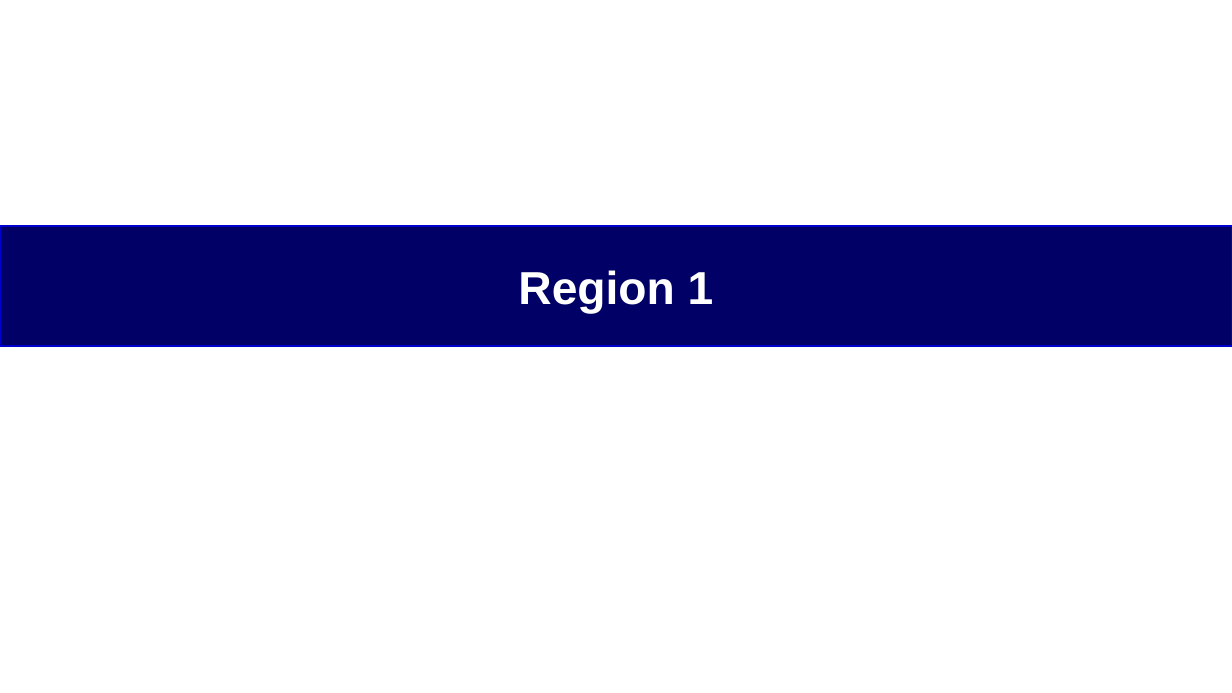
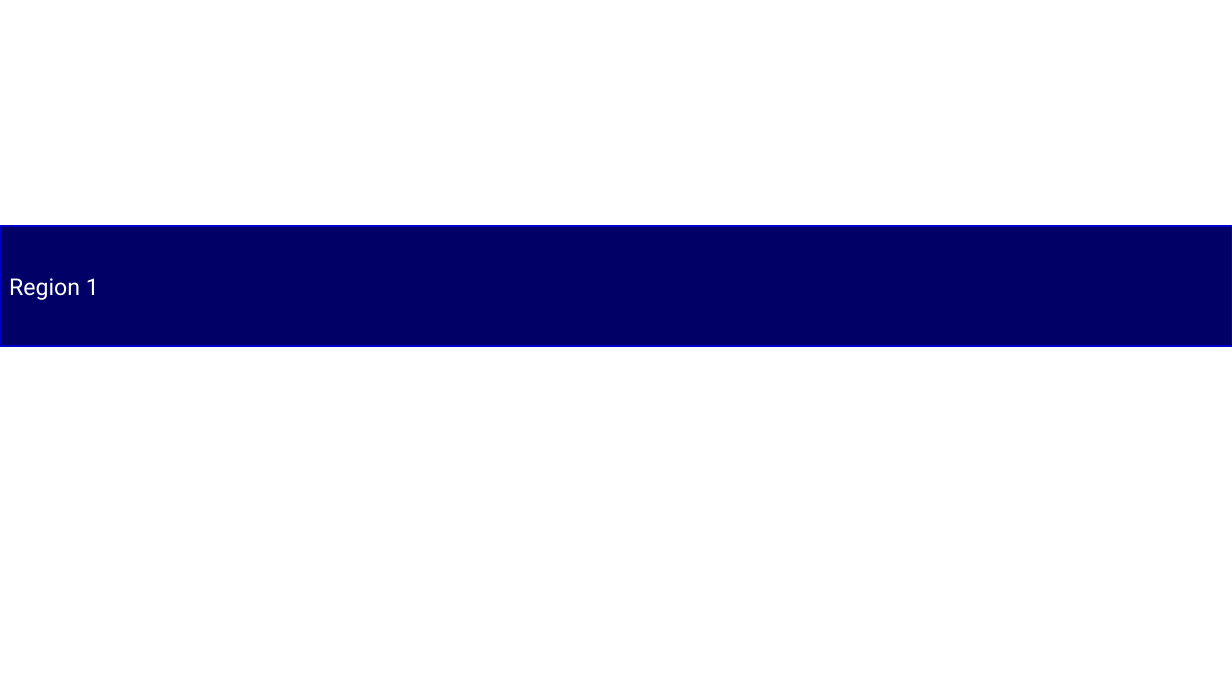
Before and after one commit to syahidpebrian4/Generator-PPT-Report-Sales, a slide deck: slide 2 of TEMPLATE.pptx. Drawn at 1232x693 pixels with LibreOffice and Linux fonts; fonts in the diff are those of the drawing. Boxes give left, top, right and bottom in pixels: in the first picture for what was removed or moved away, otherwise in the second. Text is boxed around its words. In the diff, an @@ line names an element or a change of style, - is before the commit and + after.

```diff
--- a/TEMPLATE.pptx
+++ b/TEMPLATE.pptx
@@ rectangle "Region 1" at box(0, 226, 1232, 346): size 36 to 18 pt, font Arial to Roboto, bold off; alignment centre to left @@
```
Also in this commit, not shown: 3 other slides changed.
